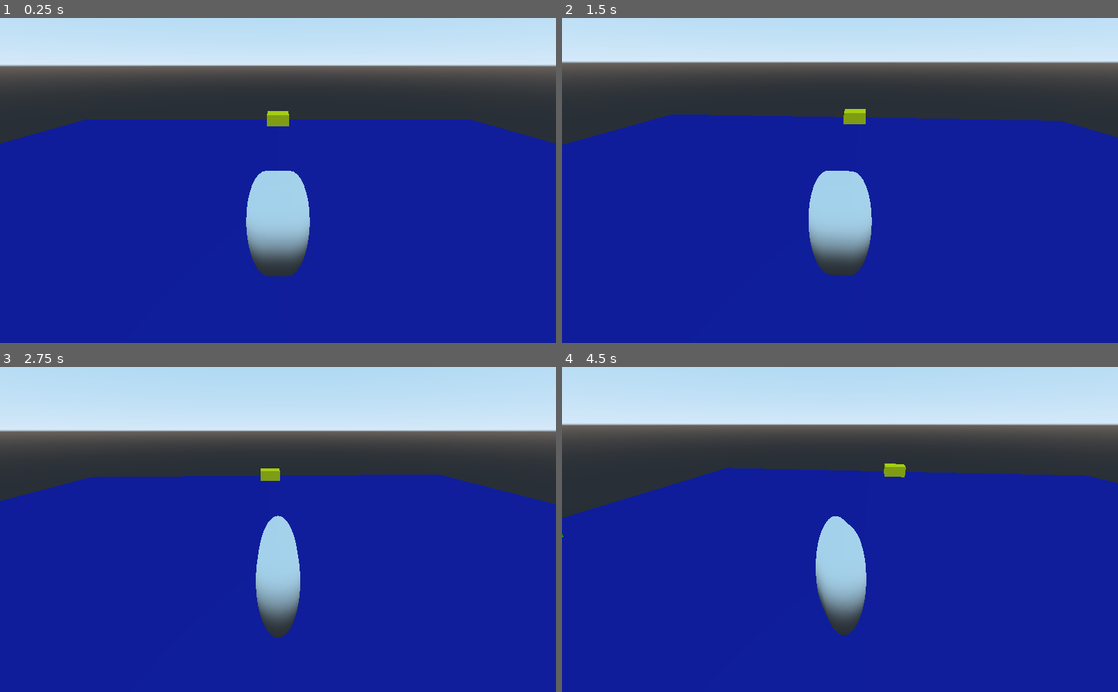
Above: before the commit, frames 1-4 (two rows, left to right).
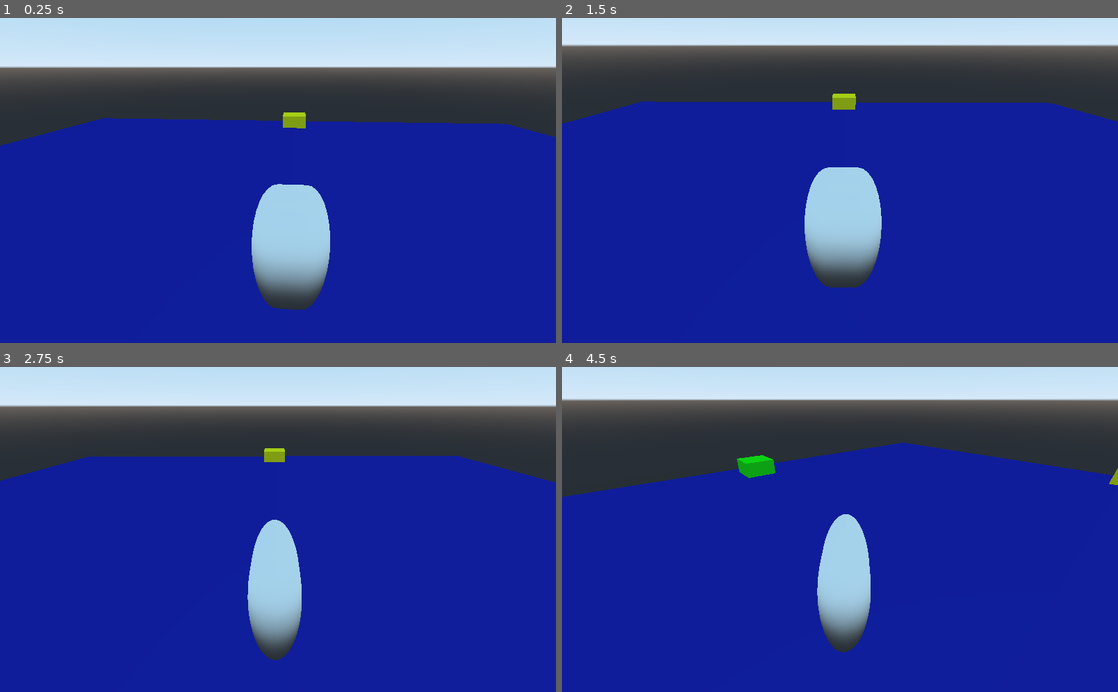
Above: after the commit, the same moments.

Repository: CoffeeStraw/Toutatis-Battle-System---DEMO
Game: Godot game, scene res://level/level.tscn
The game is run twice, just before and just after one commit, with the same random seed, the same clock (stepped at 60 frames per second) and the same inputs.
Inputs (mouse positions are in pixels of both pictures, inside the frame that each line leads up to):
- Up to frame 1 (0.25 s): no input
- Up to frame 2 (1.5 s): move the mouse to (962, 164) at 0.52 s; press the mouse at (962, 164) at 0.53 s; move the mouse to (728, 196) at 1.27 s; release the mouse at (728, 196) at 1.28 s; click (728, 196) at 1.35 s
- Up to frame 3 (2.75 s): move the mouse to (333, 458) at 2.02 s; hold S (move_bw) from 2.03 s (still down); click (333, 458) at 2.3 s
- Up to frame 4 (4.5 s): move the mouse to (812, 594) at 2.77 s; release S (move_bw) at 2.78 s; tap W (move_fw) at 2.85 s; click (812, 594) at 3.05 s; move the mouse to (1006, 578) at 3.52 s; hold A (move_l) 3.53-4.28 s; click (1006, 578) at 3.8 s; move the mouse to (673, 480) at 4.27 s; tap D (move_r) at 4.35 s

The runs differ from the first frame. In frame 1, 5.9% of the frame differs, in the area x 0-100%, y 14-90%; in frame 2, 16%; in frame 3, 20%, in the area x 0-100%, y 11-91%; in frame 4, 18%.

Commit message:
Completely rewrite of camera script, added custom cursor image

Diff:
--- a/characters/player/camera_follow.gd
+++ b/characters/player/camera_follow.gd
@@ -1,110 +1,58 @@
-# Author: CoffeeStraw
-
 extends Camera
 
-# Mouse settings
+# User settings
+export var distance = 4.0
+export var height = 2.0
 export (float, 0.0, 1.0) var sensitivity = 0.05
-export (float, 0.0, 0.999, 0.001) var smoothness = 0.8
-export var distance = 5.0
-export (float, 0.01, 100.0) var no_movement_mouse_perc = 60.0 # %
+export (float, 0.0, 0.999, 0.001) var smoothness = 0.9
 
-# Intern variables.
-var _privot
-var _mouse_global_pos = Vector2(0.0, 0.0)
-var _mouse_pos = Vector2(0.0, 0.0)
-var _mouse_perc = Vector2()
+# Script variables
+const _up = Vector3(0, 1, 0)
 var _yaw = 0.0
 var _pitch = 0.0
-var _total_pitch = 0.0
-
-var mouse_sliding = false
 
 func _ready():
-	# Getting target, making independent from parents
-	_privot = self.get_parent()
+	# Confining mouse movement in viewport
+	Input.set_mouse_mode(3)
+	# Moving mouse initial position to center of screen
+	get_viewport().warp_mouse( get_viewport().size / 2 )
+
+	# Set indipendence from character, enable physics process
+	set_physics_process(true)
 	set_as_toplevel(true)
 
-	# Hiding mouse
-	Input.set_mouse_mode(3)
-	# Getting first global position of mouse
-	_mouse_global_pos = get_viewport().size / 2
-	get_viewport().warp_mouse(_mouse_global_pos)
+func _physics_process(delta):
+	camera_move_and_rot()
+	mouse_look()
 
-	# Enabling Physics Process
-	set_physics_process(true)
-	set_process(false)
+func camera_move_and_rot():
+	# Calculate movement
+	var target = get_parent().get_global_transform().origin
+	var pos = get_global_transform().origin
 
-func _input(event):
-	# Getting mouse position when mouse movement is captured
-	if event is InputEventMouseMotion:
-		_mouse_pos = event.relative
-		_mouse_global_pos = event.position
-	if event.is_action_pressed("click"):
-		mouse_sliding = true
-		# Change facing (HOW????)
-	elif event.is_action_released("click"):
-		mouse_sliding = false
+	var offset = pos - target
 
-func _physics_process(delta):
-	# Calling updates
-	_update_distance()
-	_update_mouselook()
-	_update_collision_detection()
+	offset = offset.normalized()*distance
+	offset.y = height
 
-func _update_distance():
-	# Updating distance from target
-	var t = _privot.get_global_transform().origin
-	t.z -= distance
-	set_translation(t)
+	# Move and rotate camera
+	pos = target + offset
+	look_at_from_position(pos, target, _up)
 
-func _update_mouselook():
-	# Getting percentage distance from center of screen
+func mouse_look():
+	# Getting mouse position
 	var viewport_center = get_viewport().size / 2
-	_mouse_perc.x = (_mouse_global_pos.x - viewport_center.x) / viewport_center.x * 100
-	_mouse_perc.y = (_mouse_global_pos.y - viewport_center.y) / viewport_center.y * 100
+	var mouse_global_pos = get_viewport().get_mouse_position()
+	var _mouse_pos = Vector2(
+		(mouse_global_pos.x - viewport_center.x) / viewport_center.x * 100,
+		(mouse_global_pos.y - viewport_center.y) / viewport_center.y * 100
+	)
 
-	var target = _privot.get_global_transform().origin
-	var offset = get_global_transform().origin.distance_to(target)
+	_mouse_pos *= sensitivity
 
-	set_translation(target)
-
-	# Calculating type of rotation on y axis (yaw)
-	if mouse_sliding or abs(_mouse_perc.x) <= no_movement_mouse_perc:
-		# Slow and one time rotation
-		_mouse_pos.x *= sensitivity / 2
-	else:
-		# Continuos exponential rotation on the edge
-		_mouse_pos.x = 100.0 - ( 100.0 - abs(_mouse_perc.x) ) / (100.0 - no_movement_mouse_perc) * 100.0
-		_mouse_pos.x = pow(_mouse_pos.x / 10, 2) * sign(_mouse_perc.x)
-		_mouse_pos.x *= sensitivity
-
-	# Calculating type of rotation on x axis (pitch)
-	if mouse_sliding or abs(_mouse_perc.y) <= no_movement_mouse_perc:
-		# Slow and one time rotation
-		_mouse_pos.y *= sensitivity / 2
-	else:
-		# Continuos exponential rotation on the edge
-		_mouse_pos.y = 100.0 - ( 100.0 - abs(_mouse_perc.y) ) / (100.0 - no_movement_mouse_perc) * 100.0
-		_mouse_pos.y = pow(_mouse_pos.y / 10, 2) * sign(_mouse_perc.y)
-		_mouse_pos.y *= sensitivity
-
-	# Updating mouse rotation over target
 	_yaw = _yaw * smoothness + _mouse_pos.x * (1.0 - smoothness)
 	_pitch = _pitch * smoothness + _mouse_pos.y * (1.0 - smoothness)
-	_mouse_pos = Vector2(0, 0)
 
-	_pitch = clamp(_pitch, -60 - _total_pitch, 20 - _total_pitch) # Custom pitch limit to not make camera rotate too much
-	_total_pitch += _pitch
-
-	# Making rotations (finally)
+	# Making additional rotations
 	rotate_y(deg2rad(-_yaw))
 	rotate_object_local(Vector3(1,0,0), deg2rad(-_pitch))
-
-	translate(Vector3(0.0, 0.0, offset))
-
-func _update_collision_detection():
-	# If collisions, try to move the camera to avoid the obstacle
-	var space_state = get_world().get_direct_space_state()
-	var obstacle = space_state.intersect_ray(_privot.get_global_transform().origin, get_global_transform().origin)
-	if not obstacle.empty():
-		set_translation(obstacle.position)
--- a/characters/player/player.tscn
+++ b/characters/player/player.tscn
@@ -25,3 +25,5 @@
 [node name="Camera" type="Camera" parent="Target"]
 transform = Transform( -3.91618e-08, -0.44422, 0.895918, -1.94175e-08, 0.895918, 0.44422, -1, 0, -4.37114e-08, 2.14919, 1.36368, 0 )
 script = ExtResource( 2 )
+
+[node name="Cursor" type="Node" parent="."]
--- a/project.godot
+++ b/project.godot
@@ -18,6 +18,10 @@
 config/name="Toutatis Battle System - DEMO"
 run/main_scene="res://level/level.tscn"
 config/icon="res://icon.png"
+
+[display]
+
+mouse_cursor/custom_image="res://assets/Cursor.png"
 
 [input]
 
Binary file added: assets/Cursor.png
Not shown, added: assets/Cursor.png.import
